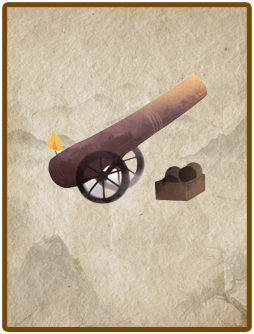
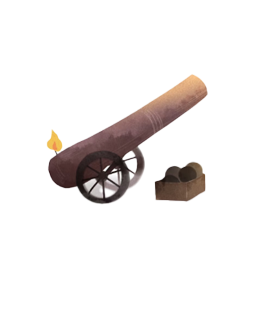
Revision of a layered (254, 334) image; what changed, layer by layer:
hid "图层 2" over [left=7, top=7, right=247, bottom=327]
